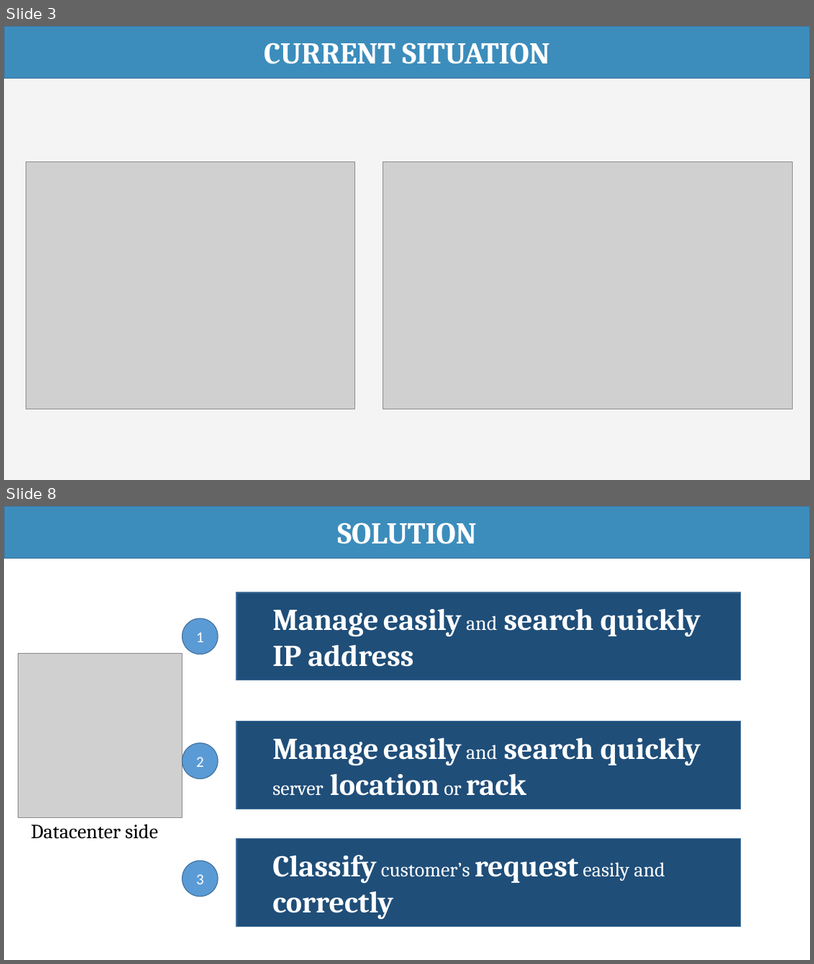
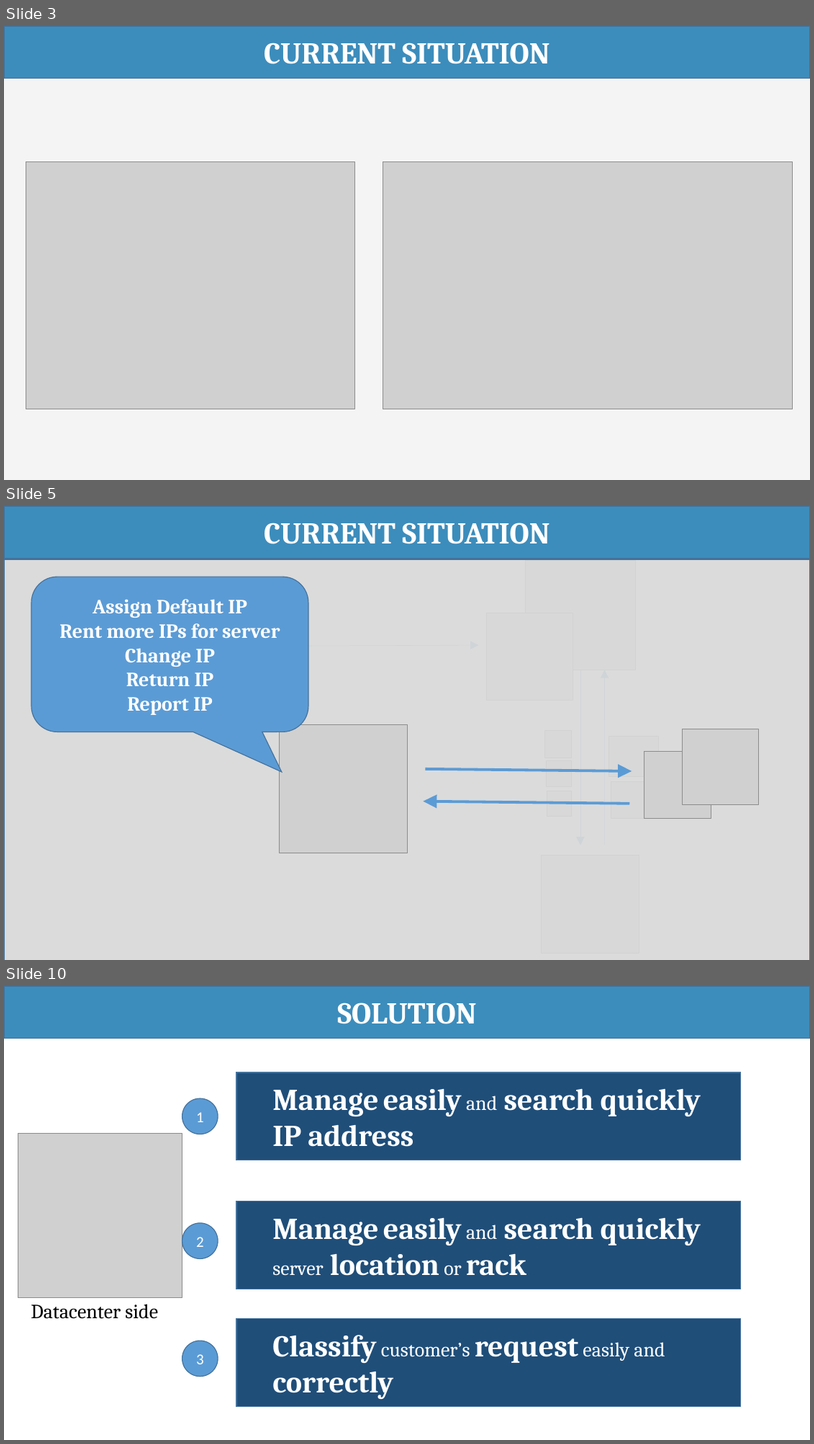
Before and after one commit to haltt051093/IMS-datacenter, a slide deck: Document/Presentation/IMS_20160422_Presentation.pptx. Shown one above the other, each under a label of ours: slides 3 and 8 before the commit, slides 3, 5 and 10 after it; the slides between them are not shown. The pictures are 814x964 and 814x1444 pixels, drawn with LibreOffice and Linux fonts; fonts in the diff are those of the drawing; grey boxes stand for pictures. Boxes give left, top, right and bottom in pixels: in the first picture for what was removed or moved away, otherwise in the second. Text is boxed around its words. In the diff, an @@ line names an element or a change of style, - is before the commit and + after.

```diff
--- a/Document/Presentation/IMS_20160422_Presentation.pptx
+++ b/Document/Presentation/IMS_20160422_Presentation.pptx
@@ slide 5 added at [4, 506, 810, 960], background #FFFFFF @@
@@ rectangle added at [4, 506, 810, 558], fill #3C8DBC, outline #43739E 1 pt, 36 pt, text #FFFFFF, bold @@
+CURRENT SITUATION
@@ rectangle added at [4, 559, 810, 960], fill #D9D9D9 at 92% opacity, outline #43739E 1 pt @@
@@ picture added at [526, 561, 635, 670] @@
@@ rounded speech box added at [31, 577, 309, 731], fill #5B9BD5, outline #43739E 1 pt, 24 pt, text #FFFFFF, bold @@
+Assign Default IP
+Rent more IPs for server
+Change IP
+Return IP
+Report IP
@@ picture added at [47, 582, 121, 656] @@
@@ picture added at [93, 613, 165, 685] @@
@@ picture added at [486, 613, 574, 700] @@
@@ arrow added from (168, 646) to (479, 645), #5B9BD5 0.5 pt @@
@@ arrow added from (581, 670) to (581, 845), #5B9BD5 0.5 pt @@
@@ arrow added from (604, 845) to (604, 669), #5B9BD5 0.5 pt @@
@@ picture added at [279, 724, 407, 852] @@
@@ picture added at [545, 731, 572, 758] @@
@@ picture added at [610, 736, 658, 776] @@
@@ picture added at [683, 728, 759, 804] @@
@@ picture added at [547, 761, 572, 786] @@
@@ picture added at [644, 752, 711, 818] @@
@@ arrow added from (426, 769) to (632, 771), #5B9BD5 3.25 pt @@
@@ picture added at [612, 781, 648, 818] @@
@@ arrow added from (630, 803) to (423, 801), #5B9BD5 3.25 pt @@
@@ picture added at [548, 791, 572, 816] @@
@@ picture added at [542, 855, 640, 953] @@
@@ what was slide 8 is now slide 10 @@
```
Also in this commit, not shown: 7 slides changed, 1 other slide added, 1 other file.
